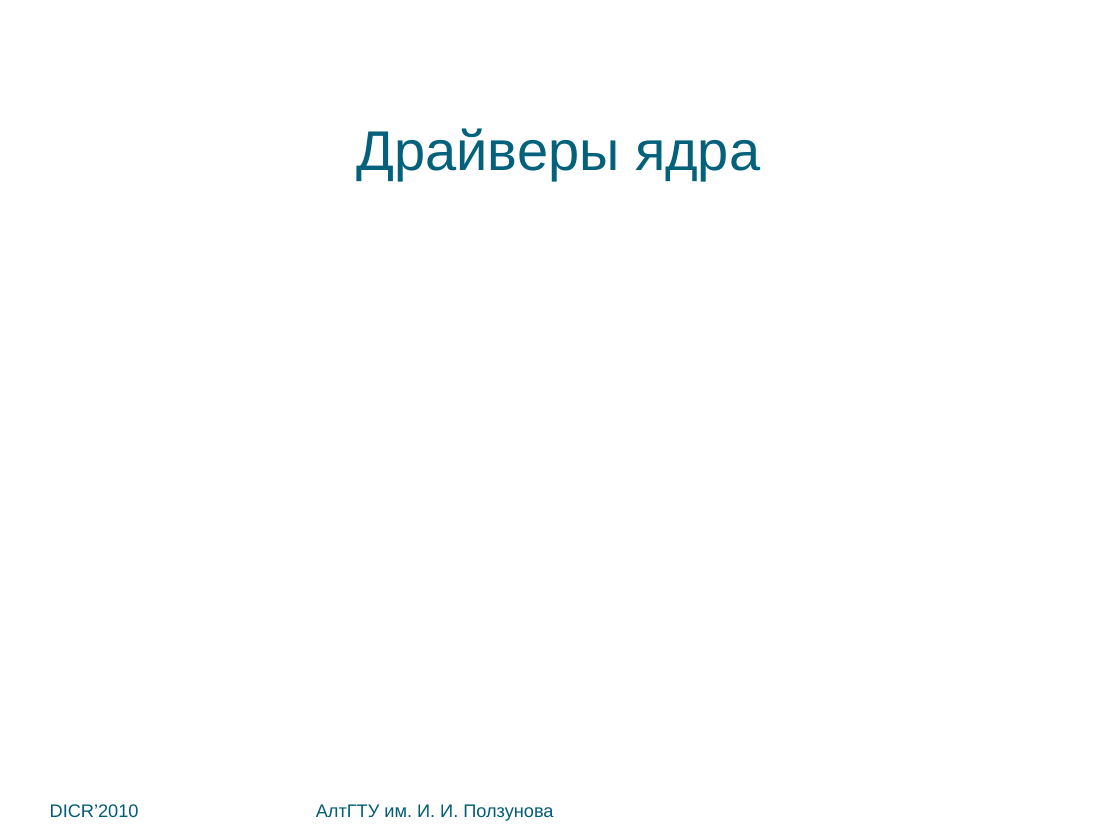
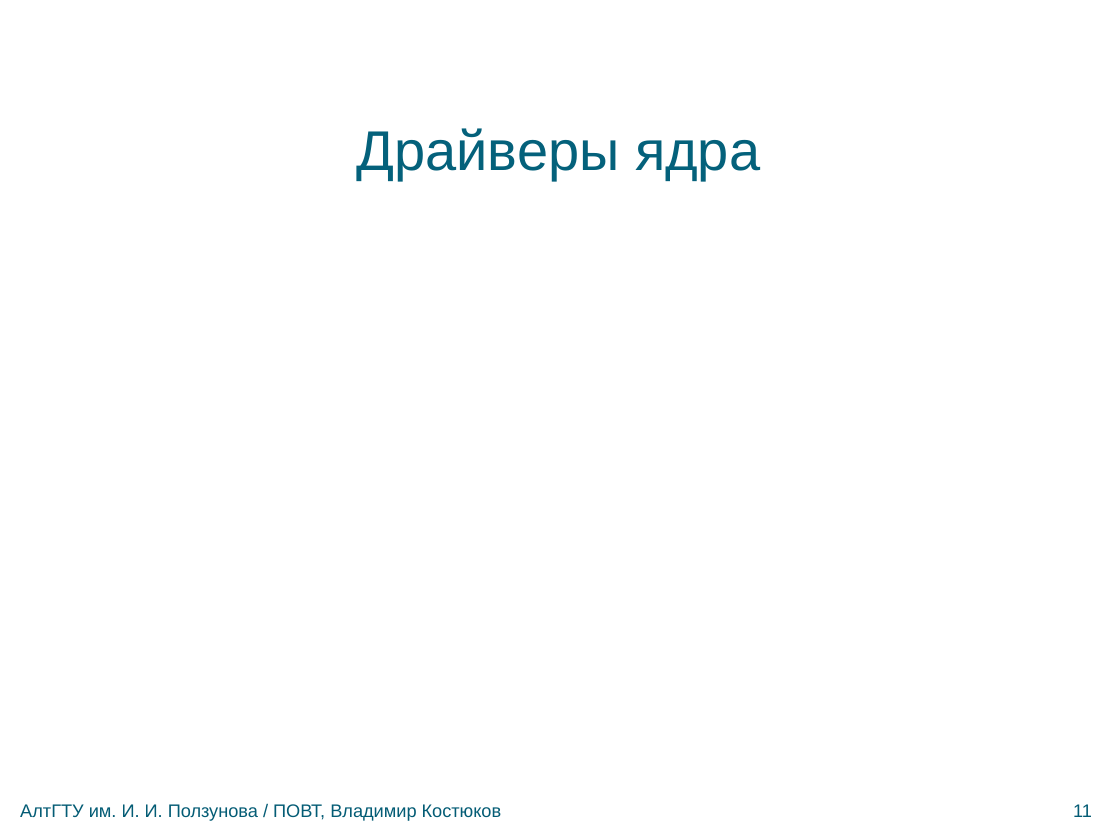
Before and after one commit to bluerain/snoopy, a slide deck: slide 11 of diploma/trunk/ppt/kostyukov.pptx (slide 12 before the commit). Drawn at 1120x840 pixels with LibreOffice and Linux fonts; fonts in the diff are those of the drawing; background and template pictures are left out. Boxes give left, top, right and bottom in pixels: in the first picture for what was removed or moved away, otherwise in the second. Text is boxed around its words. In the diff, an @@ line names an element or a change of style, - is before the commit and + after.

```diff
--- a/diploma/trunk/ppt/kostyukov.pptx
+++ b/diploma/trunk/ppt/kostyukov.pptx
@@ text at (x1=20, y1=804, x2=502, y2=821): text changed @@
-АлтГТУ им. И. И. Ползунова
+АлтГТУ им. И. И. Ползунова / ПОВТ, Владимир Костюков
@@ text removed at (x1=50, y1=804, x2=139, y2=817) @@
-DICR’2010
@@ text added at (x1=1073, y1=804, x2=1092, y2=817), 13 pt, text #045C75 @@
+11
```
Also in this commit, not shown: 18 other slides changed, 1 slide added, 1 slide removed, 2 other files.
